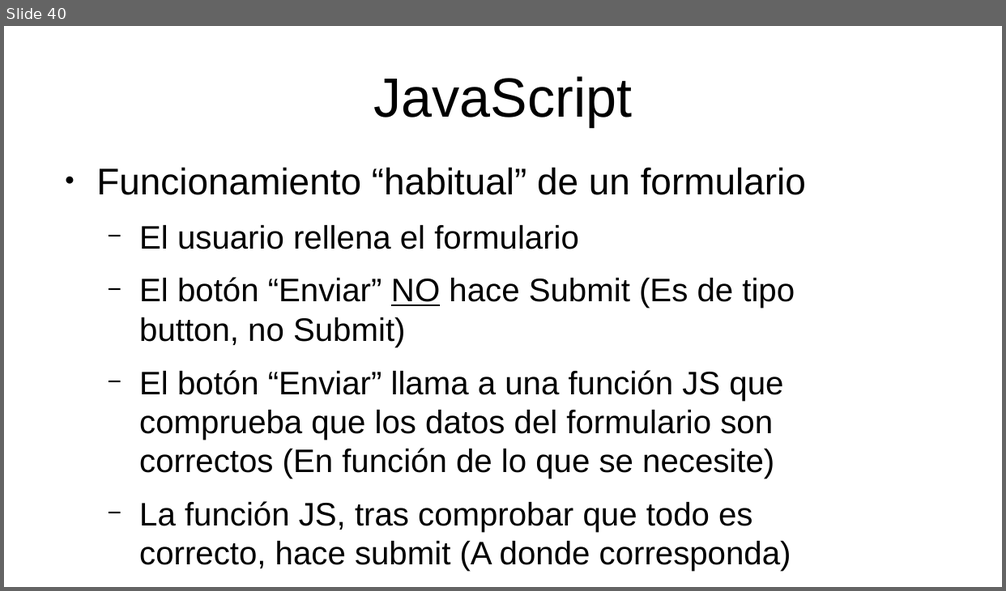
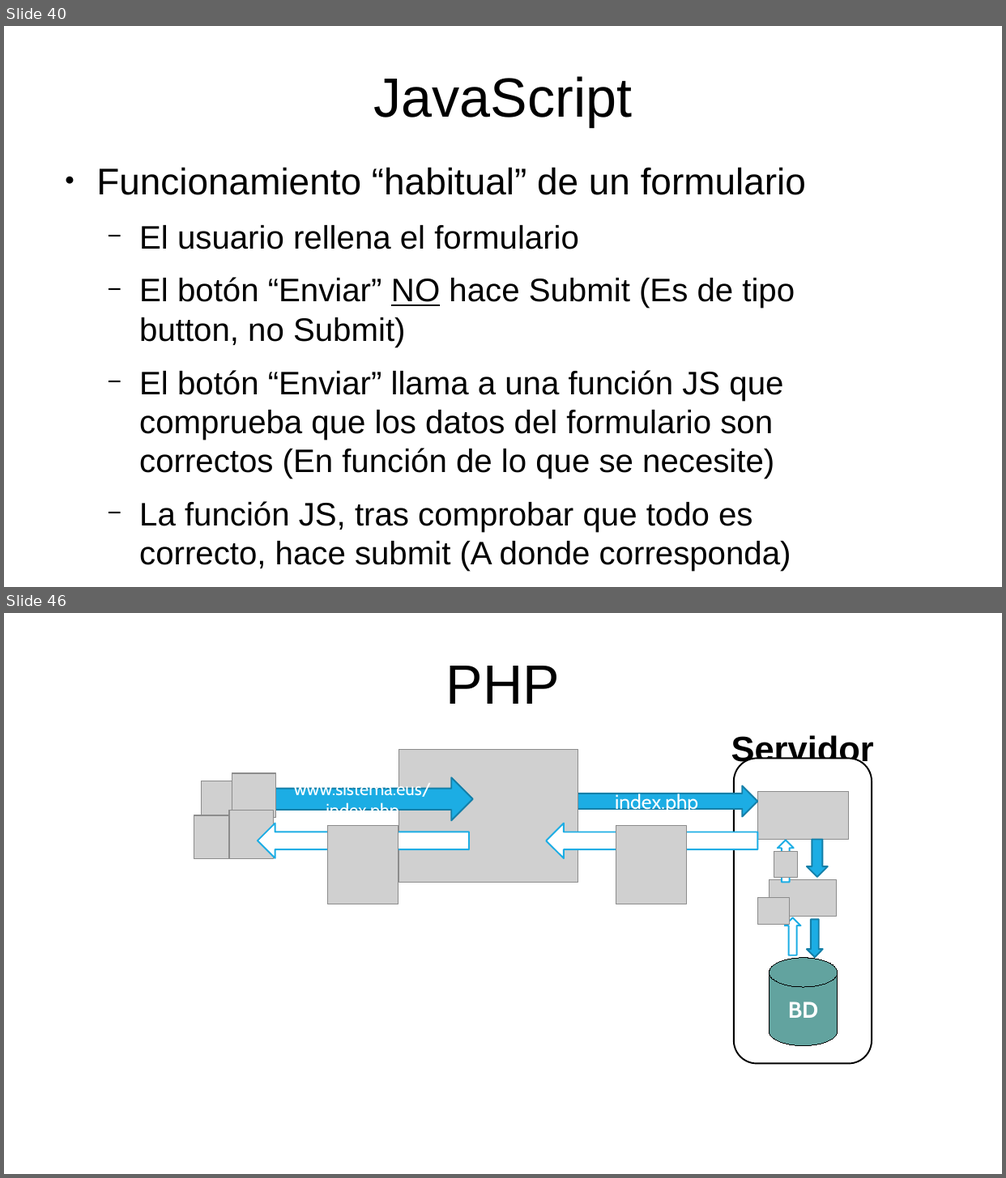
Before and after one commit to mikel-egana-aranguren/EHU-SGSSI-01, a slide deck: SistemasWeb/SistemasWeb.odp. Shown one above the other, each under a label of ours: slide 40 before the commit, slides 40 and 46 after it; the slides between them are not shown. The pictures are 1006x591 and 1006x1178 pixels, drawn with LibreOffice and Linux fonts; fonts in the diff are those of the drawing; grey boxes stand for pictures; background and template pictures are left out. Boxes give left, top, right and bottom in pixels: in the first picture for what was removed or moved away, otherwise in the second. Text is boxed around its words. In the diff, an @@ line names an element or a change of style, - is before the commit and + after.

```diff
--- a/SistemasWeb/SistemasWeb.odp
+++ b/SistemasWeb/SistemasWeb.odp
@@ slide 46 added at (x1=4, y1=613, x2=1002, y2=1174), background #FFFFFF @@
@@ title added at (x1=446, y1=666, x2=560, y2=704), 44 pt, text #000000 @@
+PHP
@@ picture added at (x1=398, y1=750, x2=578, y2=883) @@
@@ text added at (x1=731, y1=735, x2=874, y2=769), 28 pt, text #000000, bold @@
+Servidor
@@ picture added at (x1=202, y1=781, x2=245, y2=830) @@
@@ picture added at (x1=232, y1=773, x2=277, y2=818) @@
@@ right arrow added at (x1=263, y1=777, x2=473, y2=820), fill #1CADE4, outline #147FA8 1.25 pt, 14 pt, text #FFFFFF @@
+www.sistema.eus/index.php
@@ rounded rectangle added at (x1=734, y1=759, x2=872, y2=1064), fill #FFFFFF, outline #000000 1.25 pt @@
@@ right arrow added at (x1=564, y1=786, x2=757, y2=817), fill #1CADE4, outline #147FA8 1.25 pt, 16 pt, text #FFFFFF @@
+index.php
@@ picture added at (x1=757, y1=791, x2=849, y2=839) @@
@@ picture added at (x1=194, y1=815, x2=239, y2=859) @@
@@ picture added at (x1=229, y1=811, x2=274, y2=859) @@
@@ right arrow added at (x1=258, y1=823, x2=470, y2=858), fill #FFFFFF, outline #1CADE4 1.25 pt @@
@@ picture added at (x1=327, y1=826, x2=398, y2=904) @@
@@ right arrow added at (x1=547, y1=823, x2=758, y2=858), fill #FFFFFF, outline #1CADE4 1.25 pt @@
@@ picture added at (x1=616, y1=826, x2=687, y2=904) @@
@@ picture added at (x1=774, y1=852, x2=798, y2=877) @@
@@ right arrow added at (x1=778, y1=841, x2=794, y2=882), fill #FFFFFF, outline #1CADE4 1.25 pt @@
@@ right arrow added at (x1=807, y1=839, x2=828, y2=877), fill #1CADE4, outline #147FA8 1.25 pt @@
@@ picture added at (x1=757, y1=898, x2=789, y2=925) @@
@@ picture added at (x1=769, y1=880, x2=836, y2=917) @@
@@ right arrow added at (x1=785, y1=918, x2=801, y2=956), fill #FFFFFF, outline #1CADE4 1.25 pt @@
@@ right arrow added at (x1=808, y1=920, x2=824, y2=958), fill #1CADE4, outline #147FA8 1.25 pt @@
@@ cylinder added at (x1=769, y1=958, x2=837, y2=1046), fill #62A39F, outline #000000 0 pt, 18 pt, text #FFFFFF, bold @@
+BD
```
Also in this commit, not shown: 17 other slides added, 20 other files.
